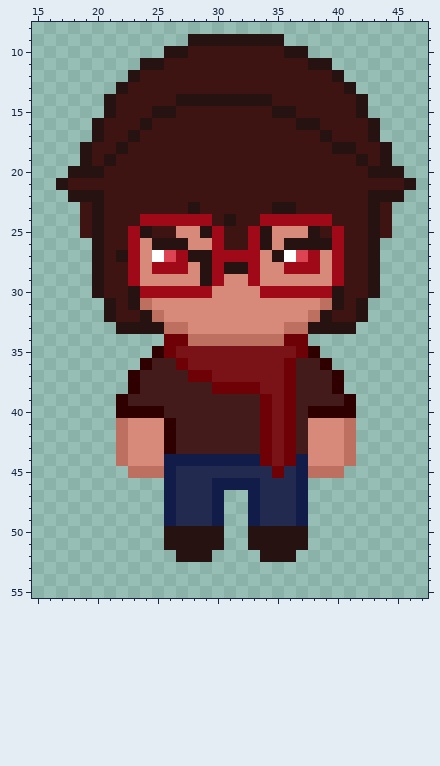
Pixel-art sprite, stored at Floating Flounders/Assets/Textures/Sprites/cassian_standing_front.png. Above is the file before it was changed.
The file is 192x192 pixels, drawn in blocks of 3x3; one block is one cell here. Colours within 5 levels of each other are drawn and written as one. Shown: x 15..47, y 8..55.
And afterwards:
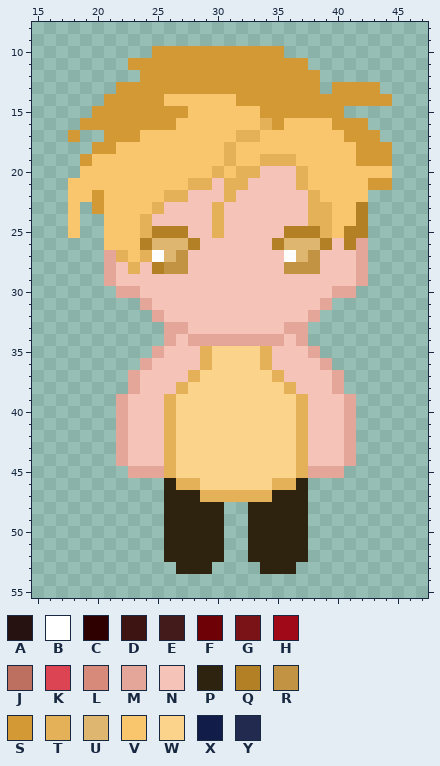
Palette (. is transparent): A #251211  B #ffffff  C #2e0000  D #3e1413  E #431b1b  F #6d0106  G #7a1318  H #a00917  J #bd7060  K #dc4453  L #d88a7a  M #e5a69a  N #f6c3b9  P #2e230f  Q #b48025  R #c19343  S #d29935  T #e5b158  U #deb670  V #f9c66e  W #fcd38b  X #121c49  Y #222a4f
The edit:
Changed rows in their new state; - is an unchanged pixel.
first column x 17:
 9 -----------........-----------
10 --------SSSSSSSSSSS..---------
11 ------SSSSSSSSSSSSSSS..-------
12 ------.SSSSSSSSSSSSSSS..------
13 -----SSSSSSSSSSSSSSSSS.SSSS---
14 ----SSSSSVVVVVVSSSSSSSSSSSSS--
15 ---SSSSSSSSVVVVVVSSSSSSS..----
16 --SSSSSSSSVVVVVVVTSVVVVSSS.---
17 -S-.SSSVVVVVVVVTTVVVVVVVSSS---
18 --.SSVVVVVVVVVTVVVVVVVVVVSSS--
19 --SVVVVVVVVVVVTVVTTTVVVVVSSS--
20 -.VVVVVVVVVVVTVTTNNNTVVVVVVV.-
21 .VVVVVVVVVVTTNTTNNNNTVVVVVSS..
22 -VVSVVVVVTTNNNTNNNNNNTVVVV...-
23 -V.SVVVVTNNNNTNNNNNNNTTVVQ..--
24 -V..VVVTNNNNNTNNNNNNNTTVVQ..--
25 -V..VVVTQQQNNTNNNNNQQQTVQQ..--
26 ---.VVVQUUUQNNNNNNQUUUQNQM.---
27 ---.MTVT-URNNNNNNNN-URNNNM.---
28 ---.MNTNQRRNNNNNNNNRRRNNNM.---
29 ---.MNNNNNNNNNNNNNNNNNNNNM.---
30 ---..MMNNNNNNNNNNNNNNNNMM..---
31 ----...MNNNNNNNNNNNNNNM...----
32 ----....MNNNNNNNNNNNNM....----
33 -----....MMNNNNNNNNMM....-----
34 ---------MNMMMMMMMMNM---------
35 --------MNNNTWWWWTNNNM--------
36 -------MNNNNTWWWWTNNNNM-------
37 ------MNNNNTWWWWWWTNNNNM------
38 ------MNNNTWWWWWWWWTNNNM------
39 -----MNNNTWWWWWWWWWWTNNNM-----
40 -----MNNNTWWWWWWWWWWTNNNM-----
41 -----MNNNTWWWWWWWWWWTNNNM-----
42 -----MNNNTWWWWWWWWWWTNNNM-----
43 -----MNNNTWWWWWWWWWWTNNNM-----
44 -----MNNNTWWWWWWWWWWTNNNM-----
45 ------MMMTWWWWWWWWWWTMMM------
46 ---------PTTWWWWWWTTP---------
47 ---------PPPTTTTTTPPP---------
48 ---------PPPPP--PPPPP---------
49 ---------PPPPP--PPPPP---------
50 ---------PPPPP--PPPPP---------
51 ---------PPPPP--PPPPP---------
52 ---------PPPPP--PPPPP---------
53 ----------PPP----PPP----------
